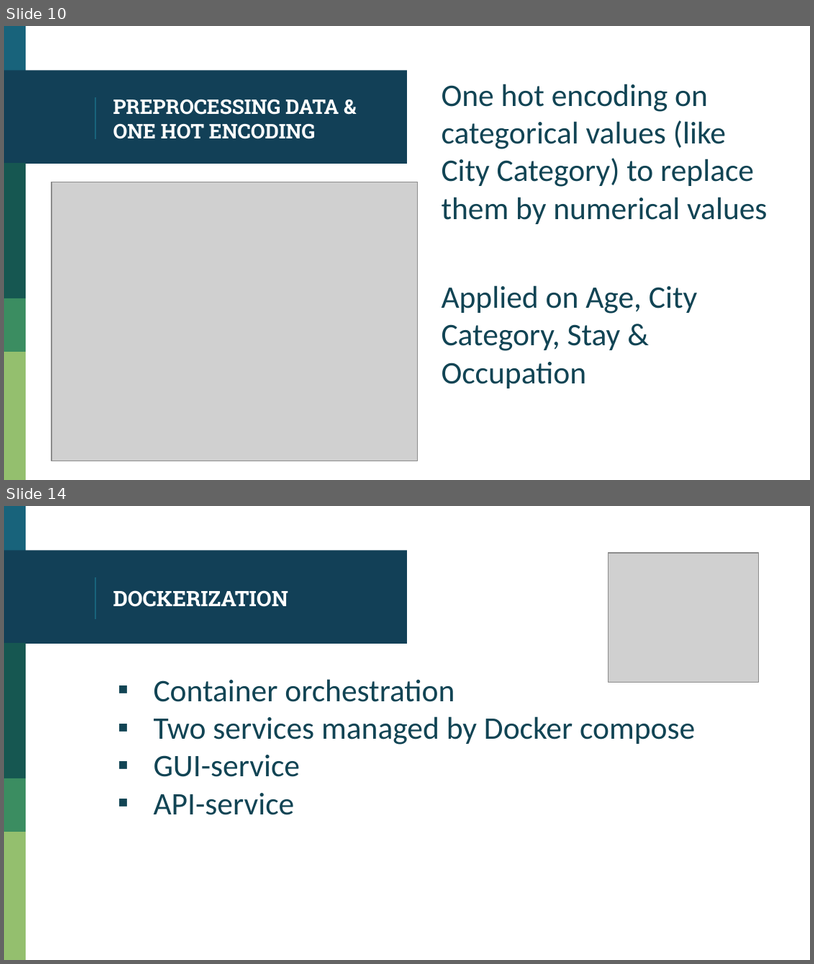
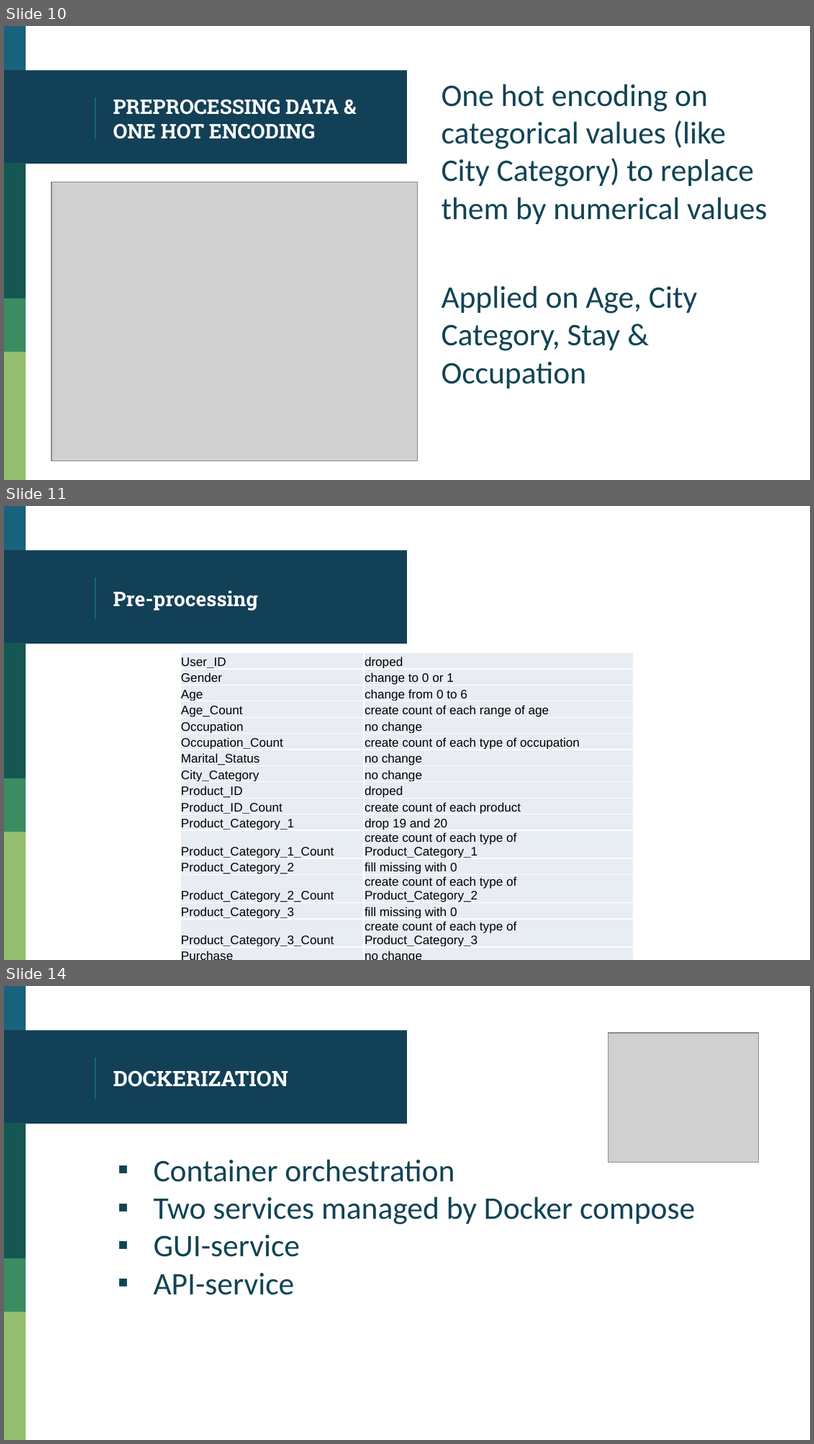
Before and after one commit to nadar93/IMC-DataScience, a slide deck: presentation.pptx. Shown one above the other, each under a label of ours: slides 10 and 14 before the commit, slides 10, 11 and 14 after it; the slides between them are not shown. The pictures are 814x964 and 814x1444 pixels, drawn with LibreOffice and Linux fonts; fonts in the diff are those of the drawing; grey boxes stand for pictures. Boxes give left, top, right and bottom in pixels: in the first picture for what was removed or moved away, otherwise in the second. Text is boxed around its words. In the diff, an @@ line names an element or a change of style, - is before the commit and + after.

```diff
--- a/presentation.pptx
+++ b/presentation.pptx
@@ slide 11 added at <box>4,506,810,960</box>, background #FFFFFF; not listed: 6 template elements that a slide beside it also shows @@
@@ title added at <box>113,590,258,610</box>, 18 pt, text #FFFFFF, bold @@
+Pre-processing
@@ table added at <box>180,653,635,949</box>, 17 rows, 2 columns @@
+User_ID | droped
+Gender | change to 0 or 1
+Age | change from 0 to 6
+Age_Count | create count of each range of age
+Occupation | no change
+Occupation_Count | create count of each type of occupation
+Marital_Status | no change
+City_Category | no change
+Product_ID | droped
+Product_ID_Count | create count of each product
+Product_Category_1 | drop 19 and 20
+Product_Category_1_Count | create count of each type of Product_Category_1
+Product_Category_2 | fill missing with 0
+Product_Category_2_Count | create count of each type of Product_Category_2
+Product_Category_3 | fill missing with 0
+Product_Category_3_Count | create count of each type of Product_Category_3
+Purchase | no change
```
Also in this commit, not shown: 2 slides changed, 1 slide removed, 3 other files.
